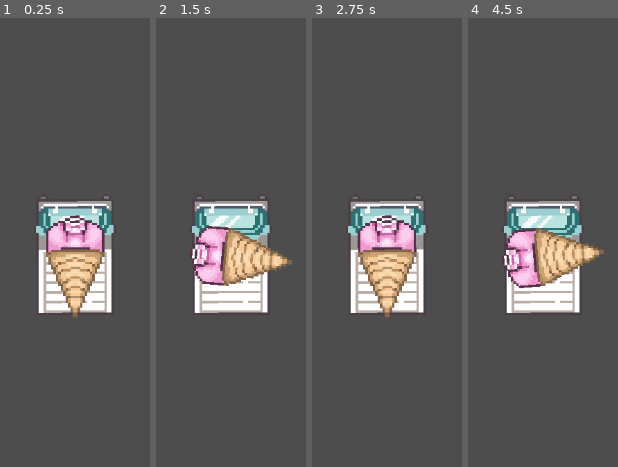
Above: before the commit, frames 1-4 (left to right).
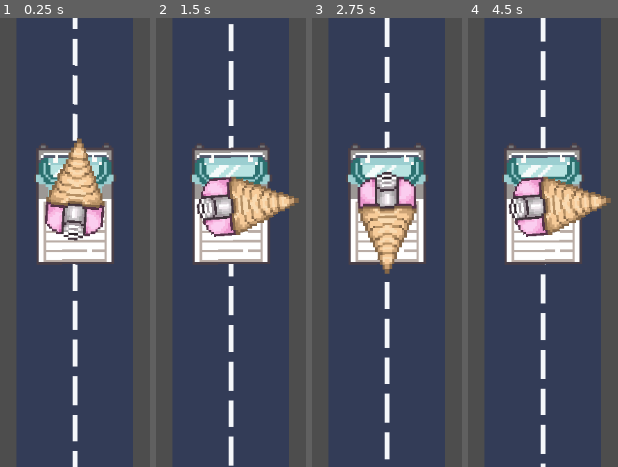
Above: after the commit, the same moments.

Repository: mustard221/Shooter-Game
Game: Godot game, scene res://Scenes/main.tscn
Same seed, same stepped clock (60 frames per second), same inputs: the game is played once before the commit and once after it.
Inputs (mouse positions are in pixels of both pictures, inside the frame that each line leads up to):
- Up to frame 1 (0.25 s): no input
- Up to frame 2 (1.5 s): move the mouse to (outside the picture) at 0.52 s; hold D (turn_right_input) 0.53-1.28 s; tap Enter at 1.25 s; move the mouse to (outside the picture) at 1.27 s; hold S (back_input) from 1.28 s (still down)
- Up to frame 3 (2.75 s): move the mouse to (outside the picture) at 2.02 s; release S (back_input) at 2.03 s; hold D (turn_right_input) from 2.03 s (still down)
- Up to frame 4 (4.5 s): move the mouse to (505, 332) at 2.77 s; release D (turn_right_input) at 2.78 s; hold W (forward_input) 2.78-3.53 s; move the mouse to (outside the picture) at 3.52 s; hold A (turn_left_input) from 3.53 s (still down); move the mouse to (outside the picture) at 4.27 s

The runs differ from the first frame. In frame 1, 75% of the frame differs, in the area x 11-89%, y 0-100%; in frame 2, 76%; in frame 3, 75%; in frame 4, 76%, in the area x 11-96%, y 0-100%.

Commit message:
steering-fixed

Diff:
--- a/melt-down!/Scenes/main.tscn
+++ b/melt-down!/Scenes/main.tscn
@@ -1,7 +1,9 @@
-[gd_scene load_steps=6 format=3 uid="uid://dx0sa6a24ghjo"]
+[gd_scene load_steps=8 format=3 uid="uid://dx0sa6a24ghjo"]
 
 [ext_resource type="Script" path="res://Scripts/player.gd" id="1_cdrgg"]
+[ext_resource type="Texture2D" uid="uid://c8tct87y27vml" path="res://Assets/road1.png" id="1_egjng"]
 [ext_resource type="Texture2D" uid="uid://di4kbc1hkgrut" path="res://Assets/van.png" id="2_1epeb"]
+[ext_resource type="Texture2D" uid="uid://cm23nberx6t5y" path="res://Assets/road2.png" id="2_o4t5q"]
 [ext_resource type="Texture2D" uid="uid://cc63u7y0hckvi" path="res://Assets/turret.png" id="3_je1ue"]
 [ext_resource type="Script" path="res://Scenes/cone.gd" id="4_ixduw"]
 
@@ -9,6 +11,454 @@
 size = Vector2(30, 46)
 
 [node name="Node2D" type="Node2D"]
+
+[node name="Road1" type="Sprite2D" parent="."]
+position = Vector2(391, 183)
+texture = ExtResource("1_egjng")
+
+[node name="Road2" type="Sprite2D" parent="Road1"]
+texture_filter = 1
+position = Vector2(-16, -15)
+rotation = 1.5708
+texture = ExtResource("2_o4t5q")
+
+[node name="Road3" type="Sprite2D" parent="Road1"]
+position = Vector2(-32, -15)
+texture = ExtResource("1_egjng")
+
+[node name="Road1" type="Sprite2D" parent="Road1"]
+position = Vector2(0, -15)
+texture = ExtResource("1_egjng")
+
+[node name="Road4" type="Sprite2D" parent="Road1"]
+texture_filter = 1
+position = Vector2(-16, 0)
+rotation = 1.5708
+texture = ExtResource("2_o4t5q")
+
+[node name="Road5" type="Sprite2D" parent="Road1"]
+position = Vector2(-32, 0)
+texture = ExtResource("1_egjng")
+
+[node name="Road6" type="Sprite2D" parent="Road1"]
+position = Vector2(0, -31)
+texture = ExtResource("1_egjng")
+
+[node name="Road2" type="Sprite2D" parent="Road1/Road6"]
+texture_filter = 1
+position = Vector2(-16, -15)
+rotation = 1.5708
+texture = ExtResource("2_o4t5q")
+
+[node name="Road3" type="Sprite2D" parent="Road1/Road6"]
+position = Vector2(-32, -15)
+texture = ExtResource("1_egjng")
+
+[node name="Road1" type="Sprite2D" parent="Road1/Road6"]
+position = Vector2(0, -15)
+texture = ExtResource("1_egjng")
+
+[node name="Road4" type="Sprite2D" parent="Road1/Road6"]
+texture_filter = 1
+position = Vector2(-16, 0)
+rotation = 1.5708
+texture = ExtResource("2_o4t5q")
+
+[node name="Road5" type="Sprite2D" parent="Road1/Road6"]
+position = Vector2(-32, 0)
+texture = ExtResource("1_egjng")
+
+[node name="Road7" type="Sprite2D" parent="Road1"]
+position = Vector2(0, 62)
+texture = ExtResource("1_egjng")
+
+[node name="Road2" type="Sprite2D" parent="Road1/Road7"]
+texture_filter = 1
+position = Vector2(-16, -15)
+rotation = 1.5708
+texture = ExtResource("2_o4t5q")
+
+[node name="Road3" type="Sprite2D" parent="Road1/Road7"]
+position = Vector2(-32, -15)
+texture = ExtResource("1_egjng")
+
+[node name="Road1" type="Sprite2D" parent="Road1/Road7"]
+position = Vector2(0, -15)
+texture = ExtResource("1_egjng")
+
+[node name="Road4" type="Sprite2D" parent="Road1/Road7"]
+texture_filter = 1
+position = Vector2(-16, 0)
+rotation = 1.5708
+texture = ExtResource("2_o4t5q")
+
+[node name="Road5" type="Sprite2D" parent="Road1/Road7"]
+position = Vector2(-32, 0)
+texture = ExtResource("1_egjng")
+
+[node name="Road6" type="Sprite2D" parent="Road1/Road7"]
+position = Vector2(0, -31)
+texture = ExtResource("1_egjng")
+
+[node name="Road2" type="Sprite2D" parent="Road1/Road7/Road6"]
+texture_filter = 1
+position = Vector2(-16, -15)
+rotation = 1.5708
+texture = ExtResource("2_o4t5q")
+
+[node name="Road3" type="Sprite2D" parent="Road1/Road7/Road6"]
+position = Vector2(-32, -15)
+texture = ExtResource("1_egjng")
+
+[node name="Road1" type="Sprite2D" parent="Road1/Road7/Road6"]
+position = Vector2(0, -15)
+texture = ExtResource("1_egjng")
+
+[node name="Road4" type="Sprite2D" parent="Road1/Road7/Road6"]
+texture_filter = 1
+position = Vector2(-16, 0)
+rotation = 1.5708
+texture = ExtResource("2_o4t5q")
+
+[node name="Road5" type="Sprite2D" parent="Road1/Road7/Road6"]
+position = Vector2(-32, 0)
+texture = ExtResource("1_egjng")
+
+[node name="Road8" type="Sprite2D" parent="Road1"]
+position = Vector2(0, 124)
+texture = ExtResource("1_egjng")
+
+[node name="Road2" type="Sprite2D" parent="Road1/Road8"]
+texture_filter = 1
+position = Vector2(-16, -15)
+rotation = 1.5708
+texture = ExtResource("2_o4t5q")
+
+[node name="Road3" type="Sprite2D" parent="Road1/Road8"]
+position = Vector2(-32, -15)
+texture = ExtResource("1_egjng")
+
+[node name="Road1" type="Sprite2D" parent="Road1/Road8"]
+position = Vector2(0, -15)
+texture = ExtResource("1_egjng")
+
+[node name="Road4" type="Sprite2D" parent="Road1/Road8"]
+texture_filter = 1
+position = Vector2(-16, 0)
+rotation = 1.5708
+texture = ExtResource("2_o4t5q")
+
+[node name="Road5" type="Sprite2D" parent="Road1/Road8"]
+position = Vector2(-32, 0)
+texture = ExtResource("1_egjng")
+
+[node name="Road6" type="Sprite2D" parent="Road1/Road8"]
+position = Vector2(0, -31)
+texture = ExtResource("1_egjng")
+
+[node name="Road2" type="Sprite2D" parent="Road1/Road8/Road6"]
+texture_filter = 1
+position = Vector2(-16, -15)
+rotation = 1.5708
+texture = ExtResource("2_o4t5q")
+
+[node name="Road3" type="Sprite2D" parent="Road1/Road8/Road6"]
+position = Vector2(-32, -15)
+texture = ExtResource("1_egjng")
+
+[node name="Road1" type="Sprite2D" parent="Road1/Road8/Road6"]
+position = Vector2(0, -15)
+texture = ExtResource("1_egjng")
+
+[node name="Road4" type="Sprite2D" parent="Road1/Road8/Road6"]
+texture_filter = 1
+position = Vector2(-16, 0)
+rotation = 1.5708
+texture = ExtResource("2_o4t5q")
+
+[node name="Road5" type="Sprite2D" parent="Road1/Road8/Road6"]
+position = Vector2(-32, 0)
+texture = ExtResource("1_egjng")
+
+[node name="Road7" type="Sprite2D" parent="Road1/Road8"]
+position = Vector2(0, 62)
+texture = ExtResource("1_egjng")
+
+[node name="Road2" type="Sprite2D" parent="Road1/Road8/Road7"]
+texture_filter = 1
+position = Vector2(-16, -15)
+rotation = 1.5708
+texture = ExtResource("2_o4t5q")
+
+[node name="Road3" type="Sprite2D" parent="Road1/Road8/Road7"]
+position = Vector2(-32, -15)
+texture = ExtResource("1_egjng")
+
+[node name="Road1" type="Sprite2D" parent="Road1/Road8/Road7"]
+position = Vector2(0, -15)
+texture = ExtResource("1_egjng")
+
+[node name="Road4" type="Sprite2D" parent="Road1/Road8/Road7"]
+texture_filter = 1
+position = Vector2(-16, 0)
+rotation = 1.5708
+texture = ExtResource("2_o4t5q")
+
+[node name="Road5" type="Sprite2D" parent="Road1/Road8/Road7"]
+position = Vector2(-32, 0)
+texture = ExtResource("1_egjng")
+
+[node name="Road6" type="Sprite2D" parent="Road1/Road8/Road7"]
+position = Vector2(0, -31)
+texture = ExtResource("1_egjng")
+
+[node name="Road2" type="Sprite2D" parent="Road1/Road8/Road7/Road6"]
+texture_filter = 1
+position = Vector2(-16, -15)
+rotation = 1.5708
+texture = ExtResource("2_o4t5q")
+
+[node name="Road3" type="Sprite2D" parent="Road1/Road8/Road7/Road6"]
+position = Vector2(-32, -15)
+texture = ExtResource("1_egjng")
+
+[node name="Road1" type="Sprite2D" parent="Road1/Road8/Road7/Road6"]
+position = Vector2(0, -15)
+texture = ExtResource("1_egjng")
+
+[node name="Road4" type="Sprite2D" parent="Road1/Road8/Road7/Road6"]
+texture_filter = 1
+position = Vector2(-16, 0)
+rotation = 1.5708
+texture = ExtResource("2_o4t5q")
+
+[node name="Road5" type="Sprite2D" parent="Road1/Road8/Road7/Road6"]
+position = Vector2(-32, 0)
+texture = ExtResource("1_egjng")
+
+[node name="Road9" type="Sprite2D" parent="Road1"]
+position = Vector2(0, -247)
+texture = ExtResource("1_egjng")
+
+[node name="Road2" type="Sprite2D" parent="Road1/Road9"]
+texture_filter = 1
+position = Vector2(-16, -15)
+rotation = 1.5708
+texture = ExtResource("2_o4t5q")
+
+[node name="Road3" type="Sprite2D" parent="Road1/Road9"]
+position = Vector2(-32, -15)
+texture = ExtResource("1_egjng")
+
+[node name="Road1" type="Sprite2D" parent="Road1/Road9"]
+position = Vector2(0, -15)
+texture = ExtResource("1_egjng")
+
+[node name="Road4" type="Sprite2D" parent="Road1/Road9"]
+texture_filter = 1
+position = Vector2(-16, 0)
+rotation = 1.5708
+texture = ExtResource("2_o4t5q")
+
+[node name="Road5" type="Sprite2D" parent="Road1/Road9"]
+position = Vector2(-32, 0)
+texture = ExtResource("1_egjng")
+
+[node name="Road6" type="Sprite2D" parent="Road1/Road9"]
+position = Vector2(0, -31)
+texture = ExtResource("1_egjng")
+
+[node name="Road2" type="Sprite2D" parent="Road1/Road9/Road6"]
+texture_filter = 1
+position = Vector2(-16, -15)
+rotation = 1.5708
+texture = ExtResource("2_o4t5q")
+
+[node name="Road3" type="Sprite2D" parent="Road1/Road9/Road6"]
+position = Vector2(-32, -15)
+texture = ExtResource("1_egjng")
+
+[node name="Road1" type="Sprite2D" parent="Road1/Road9/Road6"]
+position = Vector2(0, -15)
+texture = ExtResource("1_egjng")
+
+[node name="Road4" type="Sprite2D" parent="Road1/Road9/Road6"]
+texture_filter = 1
+position = Vector2(-16, 0)
+rotation = 1.5708
+texture = ExtResource("2_o4t5q")
+
+[node name="Road5" type="Sprite2D" parent="Road1/Road9/Road6"]
+position = Vector2(-32, 0)
+texture = ExtResource("1_egjng")
+
+[node name="Road7" type="Sprite2D" parent="Road1/Road9"]
+position = Vector2(0, 62)
+texture = ExtResource("1_egjng")
+
+[node name="Road2" type="Sprite2D" parent="Road1/Road9/Road7"]
+texture_filter = 1
+position = Vector2(-16, -15)
+rotation = 1.5708
+texture = ExtResource("2_o4t5q")
+
+[node name="Road3" type="Sprite2D" parent="Road1/Road9/Road7"]
+position = Vector2(-32, -15)
+texture = ExtResource("1_egjng")
+
+[node name="Road1" type="Sprite2D" parent="Road1/Road9/Road7"]
+position = Vector2(0, -15)
+texture = ExtResource("1_egjng")
+
+[node name="Road4" type="Sprite2D" parent="Road1/Road9/Road7"]
+texture_filter = 1
+position = Vector2(-16, 0)
+rotation = 1.5708
+texture = ExtResource("2_o4t5q")
+
+[node name="Road5" type="Sprite2D" parent="Road1/Road9/Road7"]
+position = Vector2(-32, 0)
+texture = ExtResource("1_egjng")
+
+[node name="Road6" type="Sprite2D" parent="Road1/Road9/Road7"]
+position = Vector2(0, -31)
+texture = ExtResource("1_egjng")
+
+[node name="Road2" type="Sprite2D" parent="Road1/Road9/Road7/Road6"]
+texture_filter = 1
+position = Vector2(-16, -15)
+rotation = 1.5708
+texture = ExtResource("2_o4t5q")
+
+[node name="Road3" type="Sprite2D" parent="Road1/Road9/Road7/Road6"]
+position = Vector2(-32, -15)
+texture = ExtResource("1_egjng")
+
+[node name="Road1" type="Sprite2D" parent="Road1/Road9/Road7/Road6"]
+position = Vector2(0, -15)
+texture = ExtResource("1_egjng")
+
+[node name="Road4" type="Sprite2D" parent="Road1/Road9/Road7/Road6"]
+texture_filter = 1
+position = Vector2(-16, 0)
+rotation = 1.5708
+texture = ExtResource("2_o4t5q")
+
+[node name="Road5" type="Sprite2D" parent="Road1/Road9/Road7/Road6"]
+position = Vector2(-32, 0)
+texture = ExtResource("1_egjng")
+
+[node name="Road8" type="Sprite2D" parent="Road1/Road9"]
+position = Vector2(0, 124)
+texture = ExtResource("1_egjng")
+
+[node name="Road2" type="Sprite2D" parent="Road1/Road9/Road8"]
+texture_filter = 1
+position = Vector2(-16, -15)
+rotation = 1.5708
+texture = ExtResource("2_o4t5q")
+
+[node name="Road3" type="Sprite2D" parent="Road1/Road9/Road8"]
+position = Vector2(-32, -15)
+texture = ExtResource("1_egjng")
+
+[node name="Road1" type="Sprite2D" parent="Road1/Road9/Road8"]
+position = Vector2(0, -15)
+texture = ExtResource("1_egjng")
+
+[node name="Road4" type="Sprite2D" parent="Road1/Road9/Road8"]
+texture_filter = 1
+position = Vector2(-16, 0)
+rotation = 1.5708
+texture = ExtResource("2_o4t5q")
+
+[node name="Road5" type="Sprite2D" parent="Road1/Road9/Road8"]
+position = Vector2(-32, 0)
+texture = ExtResource("1_egjng")
+
+[node name="Road6" type="Sprite2D" parent="Road1/Road9/Road8"]
+position = Vector2(0, -31)
+texture = ExtResource("1_egjng")
+
+[node name="Road2" type="Sprite2D" parent="Road1/Road9/Road8/Road6"]
+texture_filter = 1
+position = Vector2(-16, -15)
+rotation = 1.5708
+texture = ExtResource("2_o4t5q")
+
+[node name="Road3" type="Sprite2D" parent="Road1/Road9/Road8/Road6"]
+position = Vector2(-32, -15)
+texture = ExtResource("1_egjng")
+
+[node name="Road1" type="Sprite2D" parent="Road1/Road9/Road8/Road6"]
+position = Vector2(0, -15)
+texture = ExtResource("1_egjng")
+
+[node name="Road4" type="Sprite2D" parent="Road1/Road9/Road8/Road6"]
+texture_filter = 1
+position = Vector2(-16, 0)
+rotation = 1.5708
+texture = ExtResource("2_o4t5q")
+
+[node name="Road5" type="Sprite2D" parent="Road1/Road9/Road8/Road6"]
+position = Vector2(-32, 0)
+texture = ExtResource("1_egjng")
+
+[node name="Road7" type="Sprite2D" parent="Road1/Road9/Road8"]
+position = Vector2(0, 62)
+texture = ExtResource("1_egjng")
+
+[node name="Road2" type="Sprite2D" parent="Road1/Road9/Road8/Road7"]
+texture_filter = 1
+position = Vector2(-16, -15)
+rotation = 1.5708
+texture = ExtResource("2_o4t5q")
+
+[node name="Road3" type="Sprite2D" parent="Road1/Road9/Road8/Road7"]
+position = Vector2(-32, -15)
+texture = ExtResource("1_egjng")
+
+[node name="Road1" type="Sprite2D" parent="Road1/Road9/Road8/Road7"]
+position = Vector2(0, -15)
+texture = ExtResource("1_egjng")
+
+[node name="Road4" type="Sprite2D" parent="Road1/Road9/Road8/Road7"]
+texture_filter = 1
+position = Vector2(-16, 0)
+rotation = 1.5708
+texture = ExtResource("2_o4t5q")
+
+[node name="Road5" type="Sprite2D" parent="Road1/Road9/Road8/Road7"]
+position = Vector2(-32, 0)
+texture = ExtResource("1_egjng")
+
+[node name="Road6" type="Sprite2D" parent="Road1/Road9/Road8/Road7"]
+position = Vector2(0, -31)
+texture = ExtResource("1_egjng")
+
+[node name="Road2" type="Sprite2D" parent="Road1/Road9/Road8/Road7/Road6"]
+texture_filter = 1
+position = Vector2(-16, -15)
+rotation = 1.5708
+texture = ExtResource("2_o4t5q")
+
+[node name="Road3" type="Sprite2D" parent="Road1/Road9/Road8/Road7/Road6"]
+position = Vector2(-32, -15)
+texture = ExtResource("1_egjng")
+
+[node name="Road1" type="Sprite2D" parent="Road1/Road9/Road8/Road7/Road6"]
+position = Vector2(0, -15)
+texture = ExtResource("1_egjng")
+
+[node name="Road4" type="Sprite2D" parent="Road1/Road9/Road8/Road7/Road6"]
+texture_filter = 1
+position = Vector2(-16, 0)
+rotation = 1.5708
+texture = ExtResource("2_o4t5q")
+
+[node name="Road5" type="Sprite2D" parent="Road1/Road9/Road8/Road7/Road6"]
+position = Vector2(-32, 0)
+texture = ExtResource("1_egjng")
 
 [node name="Player" type="CharacterBody2D" parent="."]
 position = Vector2(333, 199)
@@ -19,7 +469,7 @@
 
 [node name="Van" type="Sprite2D" parent="Player"]
 texture_filter = 1
-position = Vector2(42, 34)
+position = Vector2(42, 13)
 rotation = 3.14159
 texture = ExtResource("2_1epeb")
 
@@ -29,14 +479,14 @@
 script = ExtResource("4_ixduw")
 
 [node name="Sprite2D" type="Sprite2D" parent="Player/Van/Cone"]
-position = Vector2(-4.06583e-05, 4)
+position = Vector2(-2.53518e-06, 1)
 texture = ExtResource("3_je1ue")
 
 [node name="Shoot" type="Marker2D" parent="Player/Van/Cone"]
-position = Vector2(1.83588e-06, 22)
+position = Vector2(-4.91142e-05, 18)
 
 [node name="CollisionShape2D" type="CollisionShape2D" parent="Player"]
-position = Vector2(42, 30)
+position = Vector2(42, 9)
 shape = SubResource("RectangleShape2D_qw5tt")
 
 [node name="Camera2D" type="Camera2D" parent="Player"]
--- a/melt-down!/Scripts/player.gd
+++ b/melt-down!/Scripts/player.gd
@@ -1,8 +1,8 @@
 extends CharacterBody2D
 
-@export var speed: float = 1500
+@export var speed: float = 1000
 @export var back_speed: float = 400  # positive value, we negate it in code
-@export var turn_speed_deg: float = 90
+@export var turn_speed_deg: float = 150
 @export var friction: float = -5  # keep small for now to see movement
 
 func _physics_process(delta: float) -> void:
Binary file changed: melt-down!/Assets/turret.png
